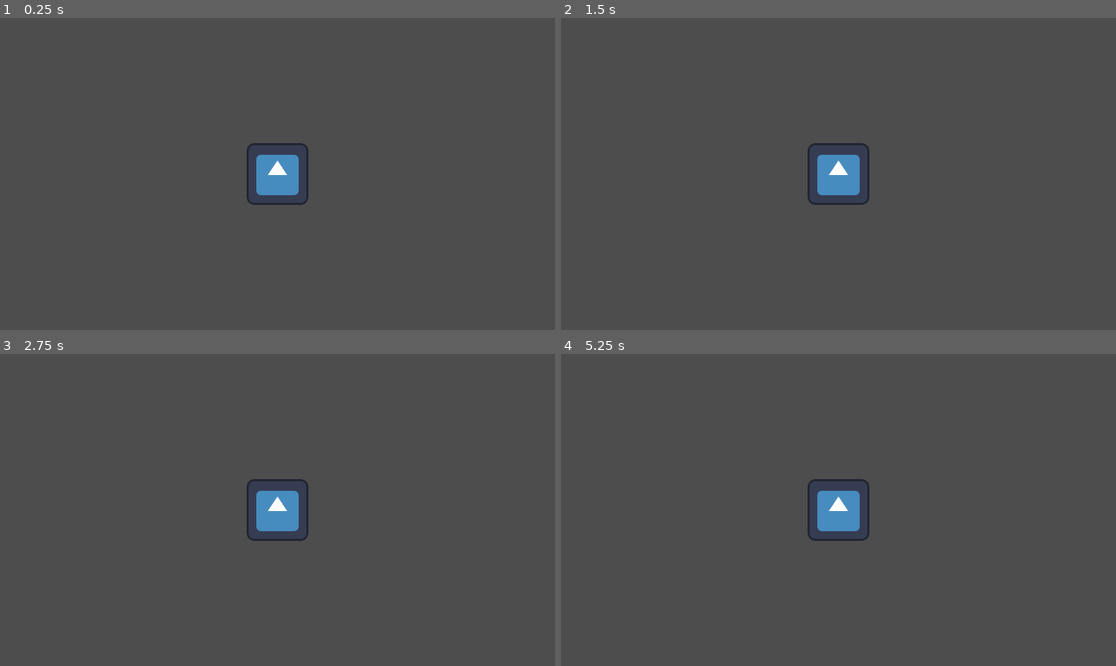
Above: before the commit, frames 1-4 (two rows, left to right).
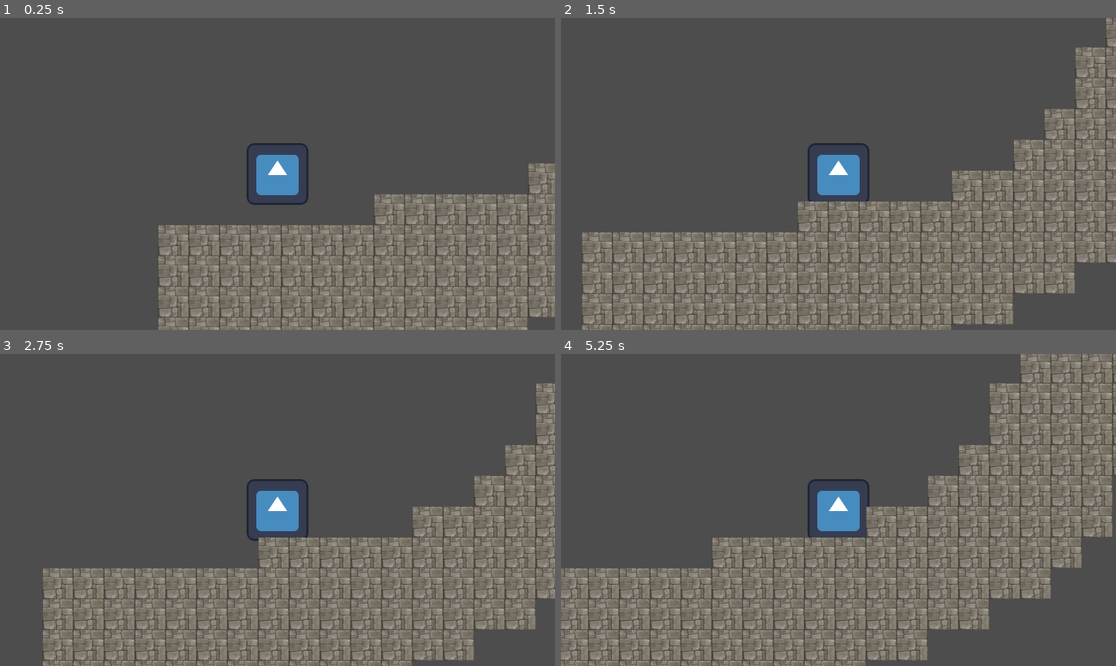
Above: after the commit, the same moments.

Repository: Sogrief/stairs
Game: Godot game, scene res://scenes/level/main.tscn
Same seed, same stepped clock (60 frames per second), same inputs: the game is played once before the commit and once after it. The engine's default icon, where the game draws it, is replaced by a stand-in: a white triangle on a blue panel in a dark square.
Inputs:
- Up to frame 1 (0.25 s): no input
- Up to frame 2 (1.5 s): hold Right (move_right) from 0.53 s (still down); tap Up (jump) at 0.77 s
- Up to frame 3 (2.75 s): tap Up (jump) at 1.52 s; release Right (move_right) at 2.03 s; hold Left (move_left) from 2.03 s (still down)
- Up to frame 4 (5.25 s): release Left (move_left) at 2.78 s; hold Right (move_right) 2.78-4.28 s; tap Up (jump) at 3.02, 3.77, 4.52 s; hold Left (move_left) 4.28-5.03 s; hold Right (move_right) from 5.03 s (still down)

The runs differ from the first frame. In frame 1, 24% of the frame differs, in the area x 28-100%, y 46-100%; in frame 2, 34%; in frame 3, 32%; in frame 4, 40%, in the area x 0-100%, y 0-100%.

Commit message:
ajout d'un area 2D au player

Diff:
--- a/scenes/level/main.tscn
+++ b/scenes/level/main.tscn
@@ -1,8 +1,12 @@
-[gd_scene load_steps=2 format=3 uid="uid://dlh4j7baqcd0a"]
+[gd_scene load_steps=3 format=3 uid="uid://dlh4j7baqcd0a"]
 
+[ext_resource type="PackedScene" uid="uid://pklwlhm18nvx" path="res://scenes/stairs/stair.tscn" id="1_x3s6r"]
 [ext_resource type="PackedScene" uid="uid://burikkdqjftcb" path="res://scenes/player/player.tscn" id="2_tvdgu"]
 
 [node name="main" type="Node2D"]
 
 [node name="player" parent="." instance=ExtResource("2_tvdgu")]
 position = Vector2(436, 203)
+
+[node name="Stairs" parent="." instance=ExtResource("1_x3s6r")]
+position = Vector2(502, -85)
--- a/scenes/player/player.tscn
+++ b/scenes/player/player.tscn
@@ -1,7 +1,10 @@
-[gd_scene load_steps=4 format=3 uid="uid://burikkdqjftcb"]
+[gd_scene load_steps=5 format=3 uid="uid://burikkdqjftcb"]
 
 [ext_resource type="Texture2D" uid="uid://drgc6w5t5ung4" path="res://icon.svg" id="1_7552v"]
 [ext_resource type="Script" path="res://scenes/player/scripts/player.gd" id="1_ow7tb"]
+
+[sub_resource type="RectangleShape2D" id="RectangleShape2D_7gpff"]
+size = Vector2(121, 66)
 
 [sub_resource type="CircleShape2D" id="CircleShape2D_ctxvo"]
 radius = 57.0088
@@ -12,6 +15,12 @@
 [node name="sprite_2d" type="Sprite2D" parent="."]
 texture = ExtResource("1_7552v")
 
+[node name="area_2d" type="Area2D" parent="."]
+
+[node name="area_collision_shape_2d" type="CollisionShape2D" parent="area_2d"]
+position = Vector2(0.5, 0)
+shape = SubResource("RectangleShape2D_7gpff")
+
 [node name="collision_shape_2d" type="CollisionShape2D" parent="."]
 shape = SubResource("CircleShape2D_ctxvo")
 
